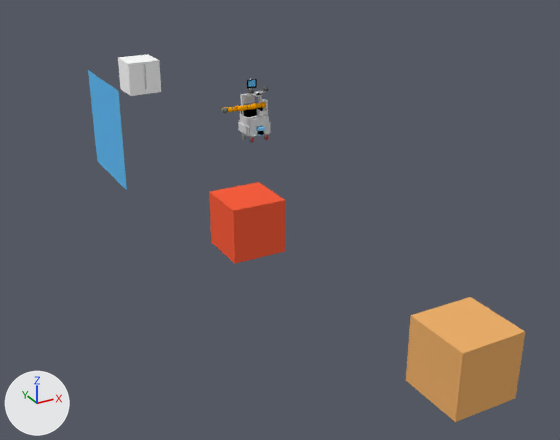
A saved change to the Blender file examples/morse/scenarii/grande_salle-2.5-kuka-poster.blend.
Before and after are seen from a 50 mm lens placed at (-4.64, -7.47, 6.13), pointed at (2.89, 6.22, -0.72). The axes (+X, +Y, +Z) are drawn at lower left. The lights are the same throughout.

The first picture shows 'Base', 'ORANGEBOX', 'Plane', 'SHELF', 'TRASHBIN'.
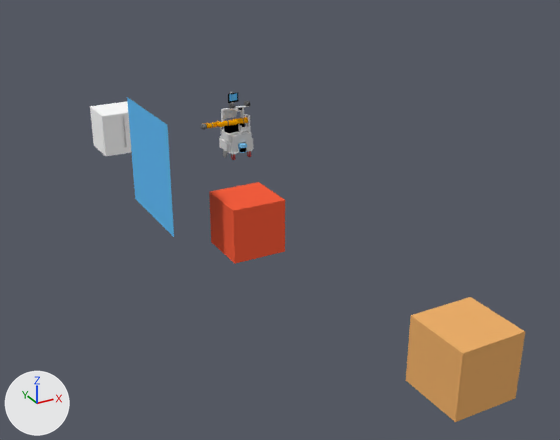
ob_jido is not drawn itself; it is the parent of ob_motion_controller, ob_gyroscope, ob_base, ob_kuka_base, ob_platine.

Pixel boxes [x1, y1, x2, y2] of what changed, in the pictures (560 x 440 px):
'Plane', moved
    before: [88, 70, 127, 190]
    after: [127, 97, 174, 237]
'SHELF', moved
    before: [118, 54, 161, 96]
    after: [90, 102, 132, 156]
'Base', moved
    before: [238, 78, 271, 140]
    after: [219, 92, 254, 158]
'Computer', moved
    before: [243, 108, 263, 117]
    after: [224, 123, 245, 133]
'Sicks', moved
    before: [256, 126, 265, 136]
    after: [238, 143, 247, 153]
'kuka_3', moved
    before: [237, 105, 247, 111]
    after: [217, 120, 228, 127]
'Plane.001', moved
    before: [248, 80, 256, 87]
    after: [229, 94, 237, 101]
'kuka_2', moved
    before: [246, 104, 257, 110]
    after: [227, 119, 238, 125]
'FrontScreen', moved
    before: [247, 79, 257, 89]
    after: [228, 93, 239, 103]
'Wheels', moved
    before: [250, 134, 269, 142]
    after: [231, 151, 251, 160]
'kuka_1', moved
    before: [251, 103, 261, 108]
    after: [233, 118, 243, 124]
'kuka_5', moved
    before: [222, 107, 233, 112]
    after: [202, 123, 212, 128]
'kuka_4', moved
    before: [232, 106, 238, 112]
    after: [212, 121, 220, 128]
'kuka_base', moved
    before: [261, 102, 266, 108]
    after: [243, 117, 248, 123]
'MotorWheels', moved
    before: [242, 133, 246, 140]
    after: [223, 150, 247, 158]
'kuka_6', moved
    before: [223, 108, 228, 113]
    after: [201, 123, 207, 130]
'Camera_Support', moved
    before: [248, 91, 264, 94]
    after: [229, 105, 249, 109]
'CameraCube.001', moved
    before: [262, 87, 267, 92]
    after: [244, 101, 250, 106]
'CameraCube', moved
    before: [248, 88, 253, 94]
    after: [229, 103, 234, 109]
'CameraLens', moved
    before: [250, 90, 254, 94]
    after: [231, 104, 235, 109]
'CameraLens.001', moved
    before: [264, 88, 268, 92]
    after: [246, 102, 251, 106]

The change, as a list of edits to the scene's bpy script:
```text
Change ob_shelf:
    ob_shelf.location: (3.15, 15.82, 0.51) -> (0.75, 10.62, 0.51)
Change ob_plane:
    ob_plane.location: (-0.4, 7.5, 1.5) -> (-0.4, 5.0, 1.5)
Change ob_jido:
    ob_jido.location: (4.056, 9.697, 0.0) -> (3.056, 8.697, 0.0)
```
